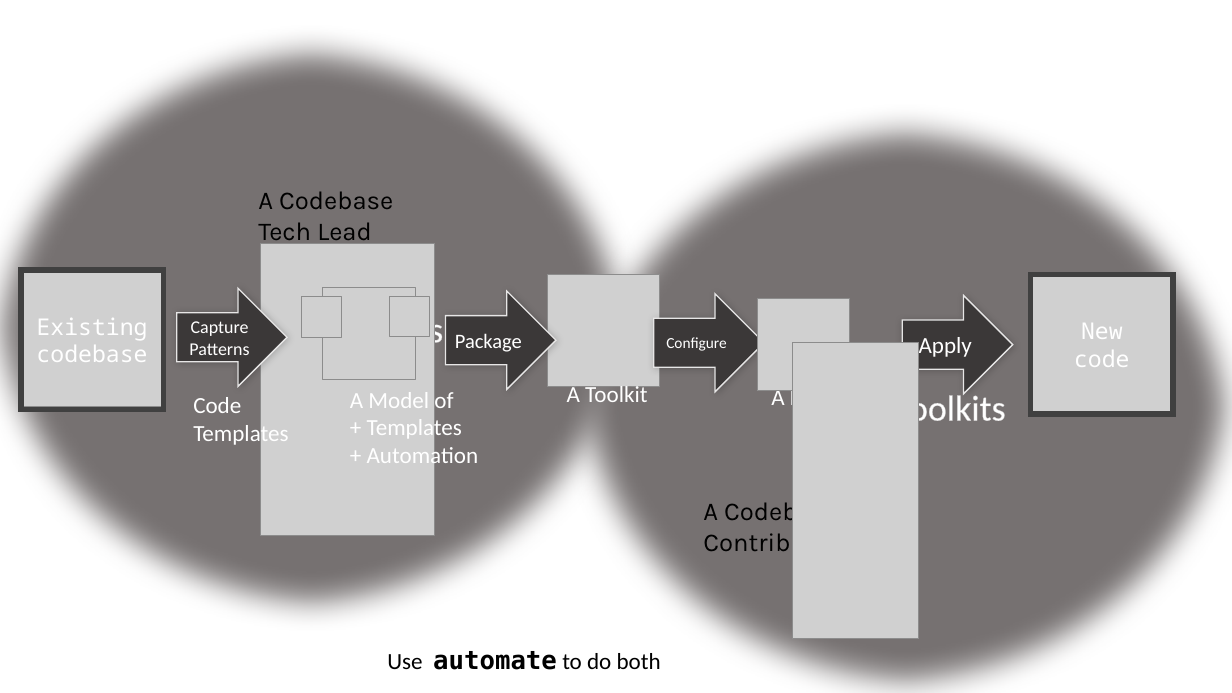
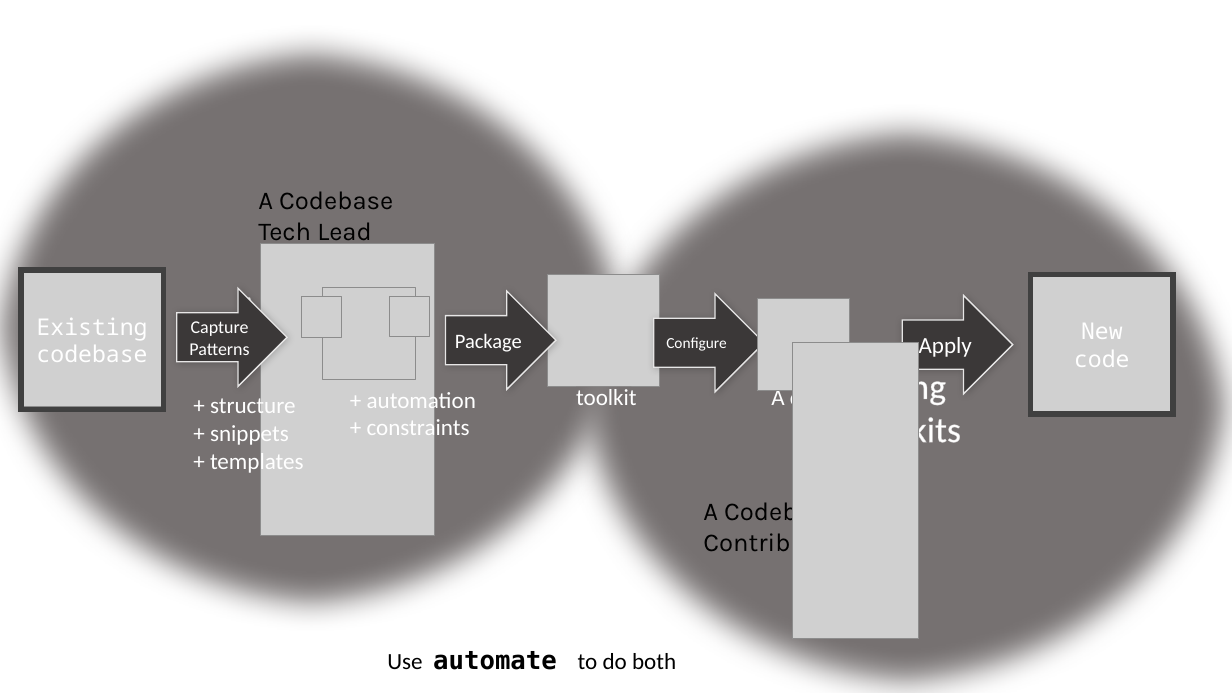
Before and after one commit to jezzsantos/automate, a slide deck: slide 1 of docs/Images.pptx. Drawn at 1232x693 pixels with LibreOffice and Linux fonts; fonts in the diff are those of the drawing; grey boxes stand for pictures. Boxes give left, top, right and bottom in pixels: in the first picture for what was removed or moved away, otherwise in the second. Text is boxed around its words. In the diff, an @@ line names an element or a change of style, - is before the commit and + after.

```diff
--- a/docs/Images.pptx
+++ b/docs/Images.pptx
@@ text in ellipse at bbox=[238, 290, 384, 373]: text changed @@
-Authoring Toolkits
+Authoring
+Toolkits
@@ text at bbox=[367, 388, 476, 442]: text changed @@
-A Model of
-+ Templates
-+ Automation
++ automation
++ constraints
@@ text at bbox=[576, 385, 637, 405]: text changed @@
-A Toolkit
+toolkit
@@ text at bbox=[771, 385, 835, 411]: text changed @@
-A Draft
+A draft
@@ text in ellipse at bbox=[850, 369, 961, 451]: text changed @@
-Using Toolkits
+Using
+Toolkits
@@ text at bbox=[210, 394, 304, 475]: text changed @@
-Code
-Templates
++ structure
++ snippets
++ templates
@@ text "Use automate to do both" rewrapped from bbox=[387, 651, 661, 670] to bbox=[387, 651, 676, 670] @@
```
Also in this commit, not shown: 1 other file.
